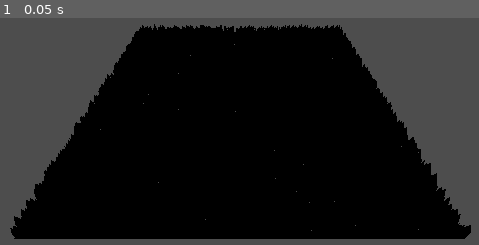
Above: before the commit, frame 1.
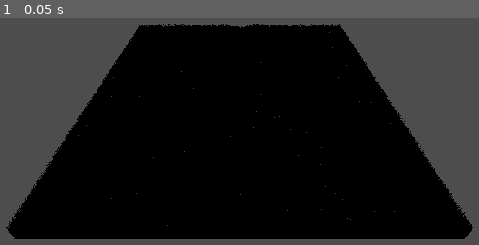
Above: after the commit, the same moment.

Repository: Neokoldstudio/shell-texturing
Game: Godot game, scene res://testScene.tscn
Same seed, same stepped clock (60 frames per second), same inputs: the game is played once before the commit and once after it.
Inputs:
- Up to frame 1 (0.05 s): no input

The runs differ from the first frame. In frame 1, 1.6% of the frame differs, in the area x 1-99%, y 2-97%.

Commit message:
Update Shell.gdshader

Diff:
--- a/Shell.gdshader
+++ b/Shell.gdshader
@@ -1,35 +1,52 @@
 shader_type spatial;
 render_mode cull_disabled;
 
-uniform float _Dentsity = 100.0;
+// GrassTex Parameters
+uniform float _Density = 100.0;
 uniform float _ShellIndex = 0;
 uniform float _ShellCount = 16;
 uniform float _ShellLength = 0.01;
 uniform float _ShellDistanceAttenuation = 0.4;
 uniform float _Thickness = 1;
 
+// Random function
 float rand(vec2 uv){
     return fract(sin(dot(uv, vec2(12.9898, 78.233))) * 43758.5453);
 }
 
 void vertex(){
-	float shellHeight = _ShellIndex / _ShellCount;
-	// Place vertex code here.
-	shellHeight = pow(shellHeight, _ShellDistanceAttenuation);
-	VERTEX.xyz += NORMAL.xyz * shellHeight * _ShellLength;
-	NORMAL = normalize((VIEW_MATRIX * vec4(VERTEX,0.0)).xyz);
+    // Adjust the shell height based on the specified parameters
+    float shellHeight = _ShellIndex / _ShellCount;
+    shellHeight = pow(shellHeight, _ShellDistanceAttenuation);
+
+    // Move the vertex based on the shell height
+    VERTEX.xyz += NORMAL.xyz * shellHeight * _ShellLength;
+
+    // Recalculate the normal vector
+    NORMAL = normalize((VIEW_MATRIX * vec4(VERTEX, 0.0)).xyz);
 }
 
 void fragment() {
+    // Map UV coordinates based on density
+    vec2 new_UV = UV * _Density;
 
-	vec2 new_UV = UV*_Dentsity;
-	vec2 LocalUV = 2.0*fract(new_UV)-1.0;
-	float dst = length(LocalUV);
-	float rng = rand(floor(new_UV));
-	float h = _ShellIndex / _ShellCount;
+    // Calculate local UV coordinates
+    vec2 LocalUV = 2.0 * fract(new_UV) - 1.0;
 
-	if(dst>_Thickness*(rng-h) && h != 0.0){
-		discard;
-	}
-	else{ALBEDO = vec3(1.0,0.0,1.0)*h;}
+    // Calculate distance from the center
+    float dst = length(LocalUV);
+
+    // Generate a random value based on UV coordinates
+    float rng = rand(floor(new_UV));
+
+    // Calculate normalized height for the shell
+    float h = _ShellIndex / _ShellCount;
+
+    // Check if the fragment should be discarded based on thickness and random value
+    if (dst > _Thickness * (rng - h) && h != 0.0) {
+        discard;
+    } else {
+        // Set the albedo color based on the shell height
+        ALBEDO = vec3(1.0, 0.0, 1.0) * h;
+    }
 }
